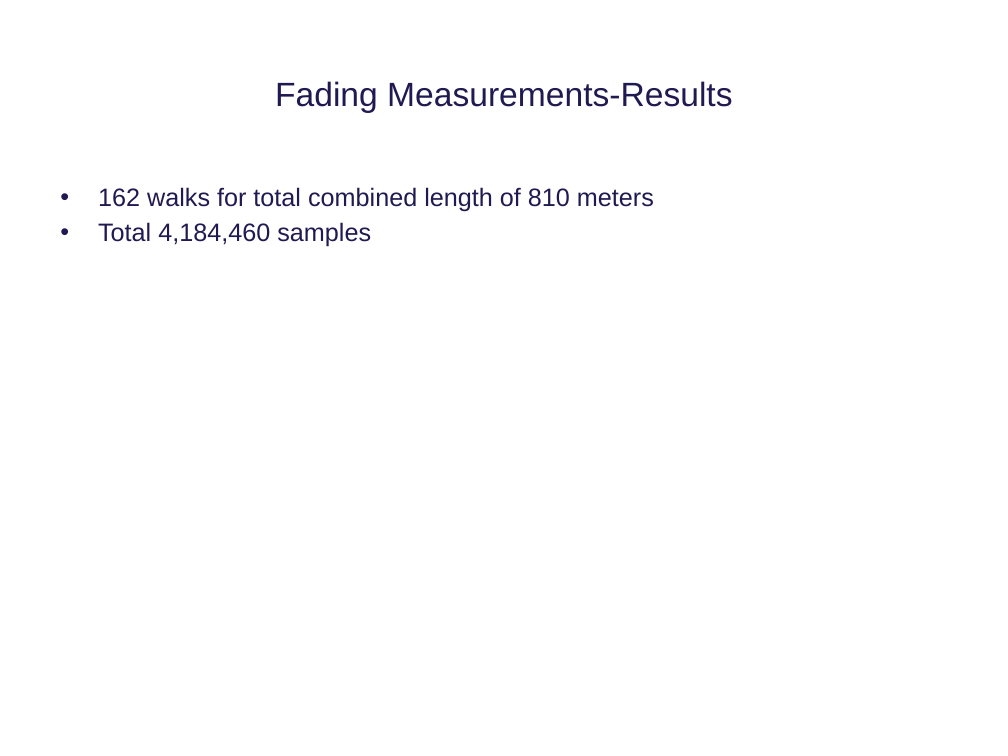
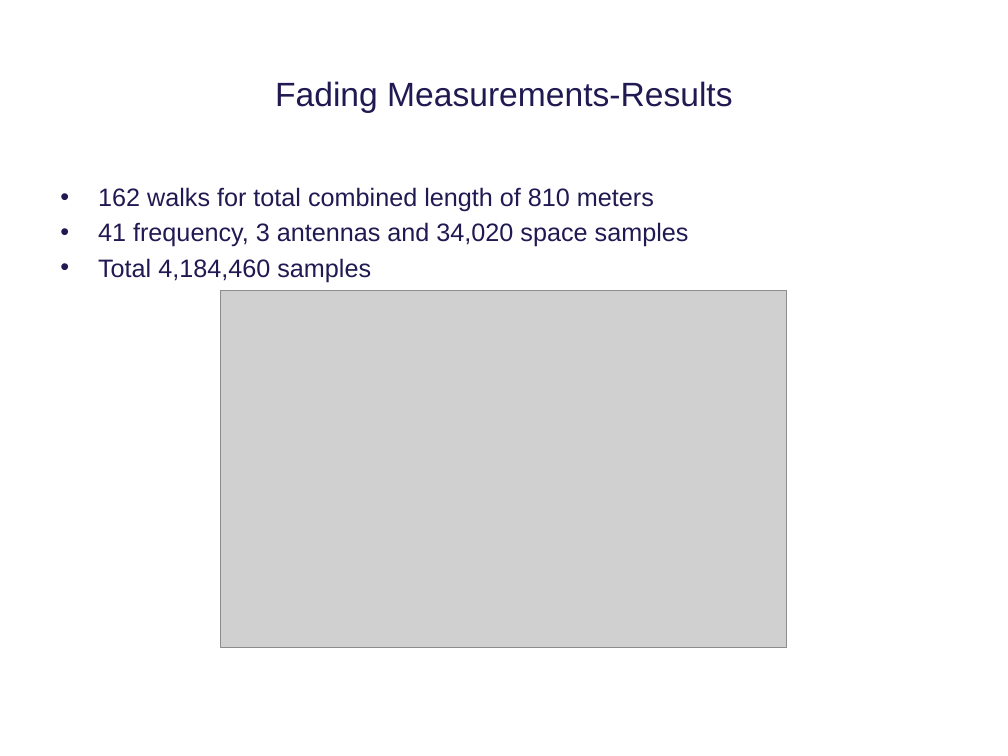
Before and after one commit to tkjj13/P8, a slide deck: slide 20 of ppt/final.pptx. Drawn at 1008x756 pixels with LibreOffice and Linux fonts; fonts in the diff are those of the drawing; grey boxes stand for pictures; background and template pictures are left out. Boxes give left, top, right and bottom in pixels: in the first picture for what was removed or moved away, otherwise in the second. Text is boxed around its words. In the diff, an @@ line names an element or a change of style, - is before the commit and + after.

```diff
--- a/ppt/final.pptx
+++ b/ppt/final.pptx
@@ text at (98,222,689,247): paragraph added @@
+• 41 frequency, 3 antennas and 34,020 space samples
@@ picture added at (221,290,786,647) @@
```
Also in this commit, not shown: 6 other slides changed.
